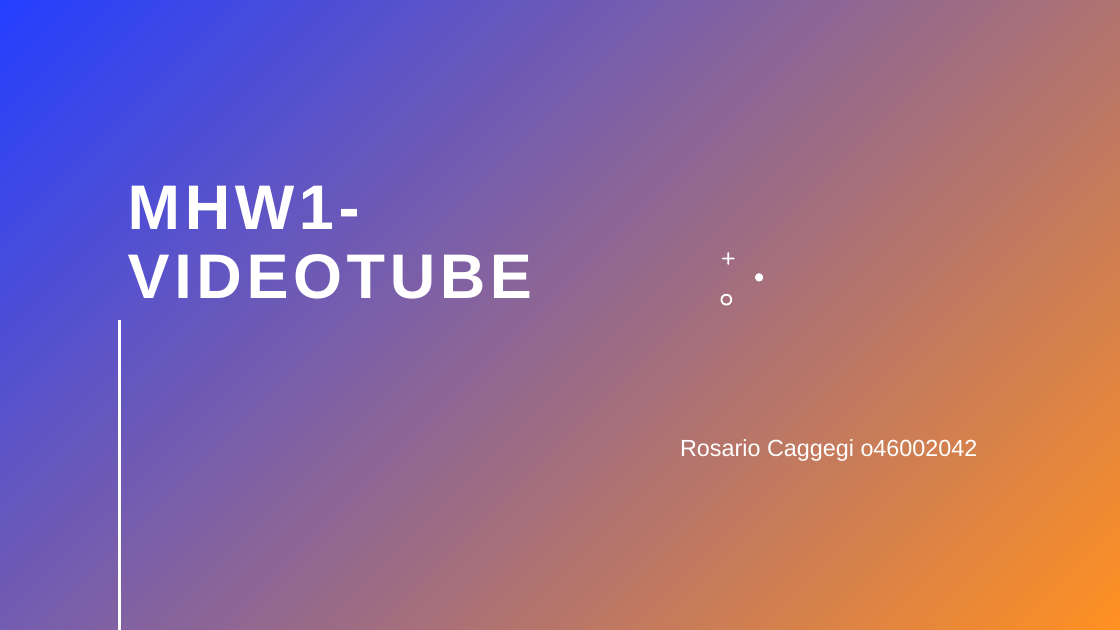
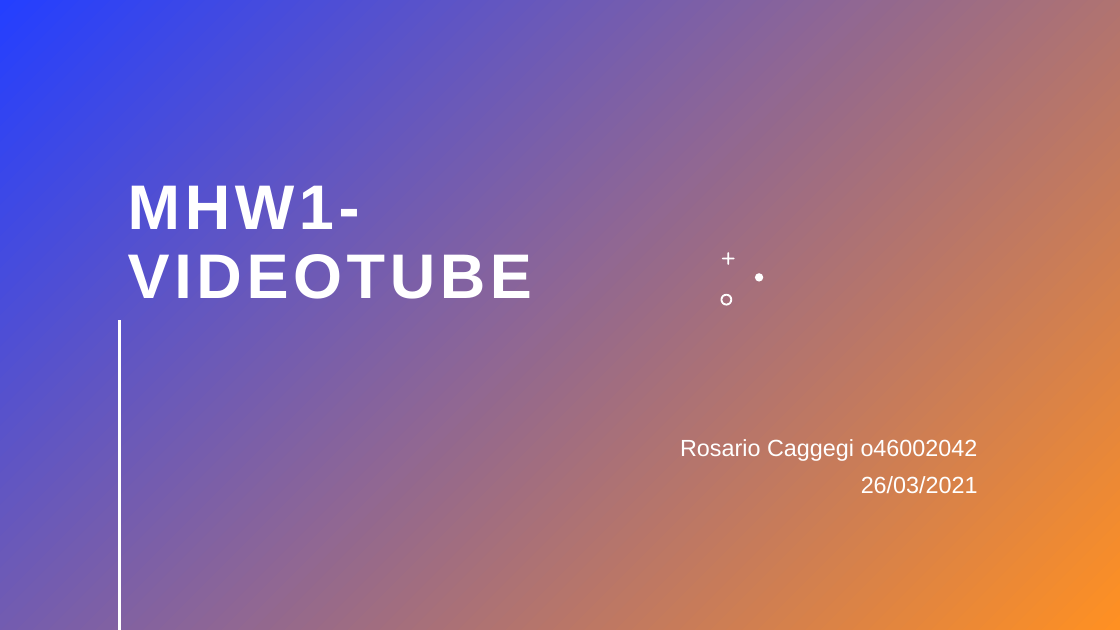
Before and after one commit to Caggegi/mhw1, a slide deck: slide 1 of mhw1.pptx. Drawn at 1120x630 pixels with LibreOffice and Linux fonts; fonts in the diff are those of the drawing. Boxes give left, top, right and bottom in pixels: in the first picture for what was removed or moved away, otherwise in the second. Text is boxed around its words. In the diff, an @@ line names an element or a change of style, - is before the commit and + after.

```diff
--- a/mhw1.pptx
+++ b/mhw1.pptx
@@ subtitle at [861, 476, 978, 493]: paragraph added @@
+26/03/2021
```
